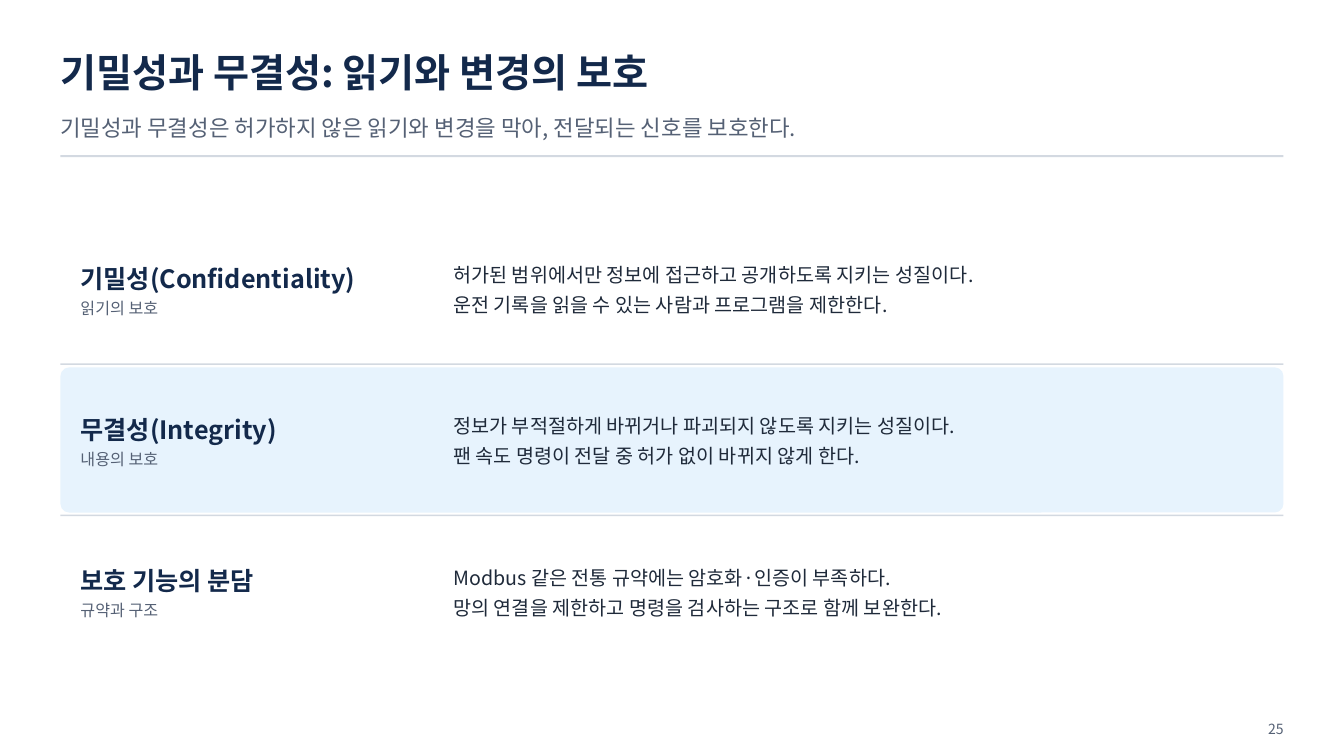
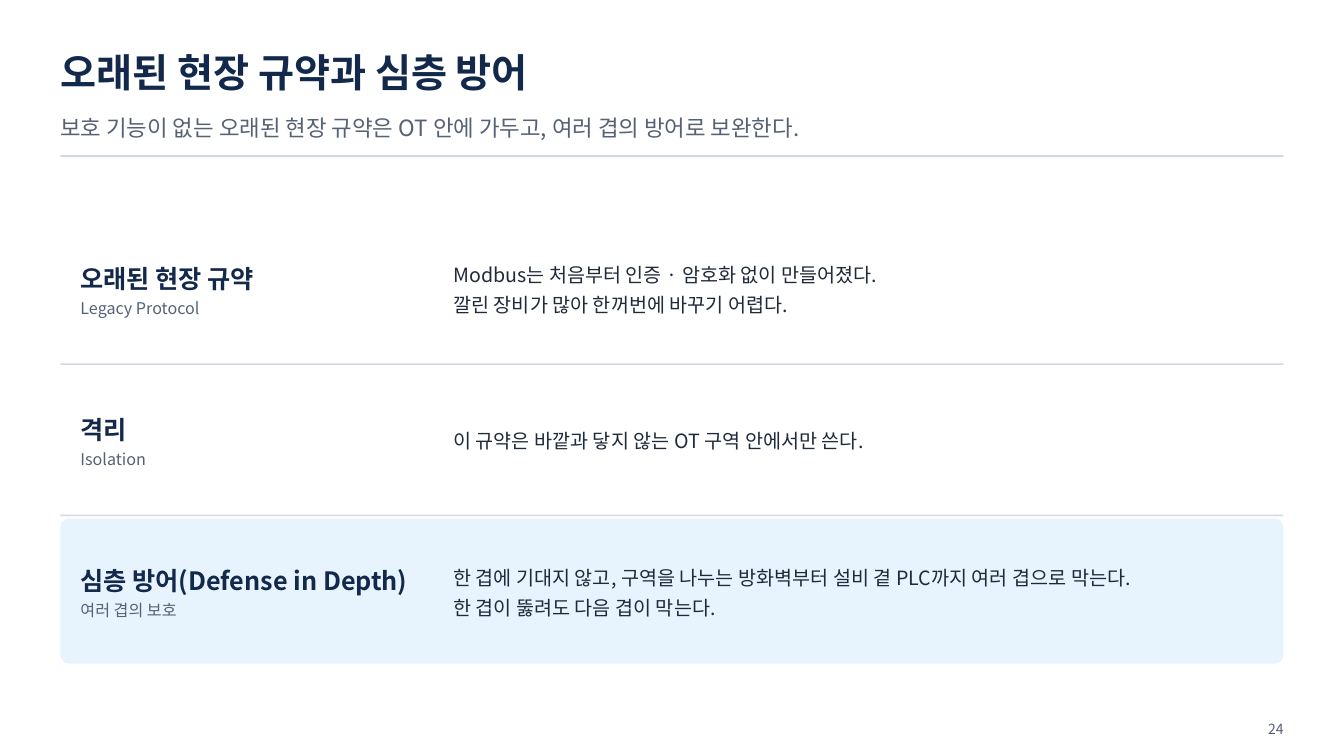
Before and after one commit to uengine-oss/hyd-iot-edu, a slide deck: slide 24 of workspace/강의제작/산출물/통합반/이론/01회차/통합반_01일차.pptx (slide 25 before the commit). Drawn at 1344x756 pixels with LibreOffice and Linux fonts; fonts in the diff are those of the drawing. Boxes give left, top, right and bottom in pixels: in the first picture for what was removed or moved away, otherwise in the second. Text is boxed around its words. In the diff, an @@ line names an element or a change of style, - is before the commit and + after.

Commit message:
1회차 이론 02편 덱 확정(사용자 확정): 현업 구조 1~9층을 층마다 역할 · 요소와 관계 · 필요성 · 넘기는 것으로, 우리 시스템 구현 · 깊은 내부 세부 뺌, 리니지는 흐름 한 장, 추적성 장 뺌, 새 삽화 5장(PLC 스캔 고리 · 점대점과 브로커 · 이벤트 로그 띠 · 배치와 스트림 · 시계열 구간). 13~46(34장) → 13~43(31장), 뒤 장 번호 -3(덱 · 03편 대본 머리 · 구성), 확정 PPTX는 세 장 빼고 13~43만 장교체, 장 번호 글자 맞춤. 02편 대본은 다음 커밋에서 새로 씀(판본검사의 02편 덮음은 그때 맞음)

```diff
--- a/workspace/강의제작/산출물/통합반/이론/01회차/통합반_01일차.pptx
+++ b/workspace/강의제작/산출물/통합반/이론/01회차/통합반_01일차.pptx
@@ text at <box>60,54,528,91</box>: text changed @@
-기밀성과 무결성: 읽기와 변경의 보호
+오래된 현장 규약과 심층 방어
@@ text at <box>60,117,800,140</box>: text changed @@
-기밀성과 무결성은 허가하지 않은 읽기와 변경을 막아, 전달되는 신호를 보호한다.
+보호 기능이 없는 오래된 현장 규약은 OT 안에 가두고, 여러 겹의 방어로 보완한다.
@@ text at <box>80,267,254,318</box>: text changed; size 18 to 11.5 pt; text colour #13294B to #556175; bold off @@
-기밀성(Confidentiality)
-읽기의 보호
+오래된 현장 규약
+Legacy Protocol
@@ text at <box>453,265,877,314</box>: text changed @@
-허가된 범위에서만 정보에 접근하고 공개하도록 지키는 성질이다.
-운전 기록을 읽을 수 있는 사람과 프로그램을 제한한다.
+Modbus는 처음부터 인증 · 암호화 없이 만들어졌다.
+깔린 장비가 많아 한꺼번에 바꾸기 어렵다.
@@ text at <box>80,418,146,465</box>: text changed; size 18 to 11.5 pt; text colour #13294B to #556175; bold off @@
-무결성(Integrity)
-내용의 보호
+격리
+Isolation
@@ text at <box>453,431,864,450</box>: text changed @@
-정보가 부적절하게 바뀌거나 파괴되지 않도록 지키는 성질이다.
-팬 속도 명령이 전달 중 허가 없이 바뀌지 않게 한다.
+이 규약은 바깥과 닿지 않는 OT 구역 안에서만 쓴다.
@@ rounded rectangle: place and size @@
-rounded rectangle at <box>60,368,1284,513</box>
+rounded rectangle at <box>60,518,1284,663</box>
@@ text at <box>80,569,407,618</box>: text changed @@
-보호 기능의 분담
-규약과 구조
+심층 방어(Defense in Depth)
+여러 겹의 보호
@@ text at <box>453,568,1131,617</box>: text changed @@
-Modbus 같은 전통 규약에는 암호화·인증이 부족하다.
-망의 연결을 제한하고 명령을 검사하는 구조로 함께 보완한다.
+한 겹에 기대지 않고, 구역을 나누는 방화벽부터 설비 곁 PLC까지 여러 겹으로 막는다.
+한 겹이 뚫려도 다음 겹이 막는다.
@@ text at <box>1268,723,1284,734</box>: text changed @@
-25
+24
```
Also in this commit, not shown: 52 other slides changed, 15 slides added, 18 slides removed, 10 other files.
